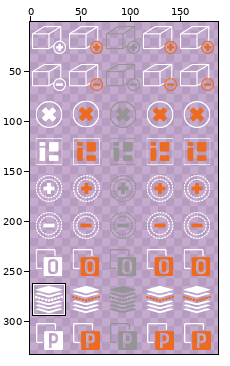
A sprite sheet gets an edit: resources/icons/toolbar.png. The picture above shows the old version from afar; the outline marks the close-up.
Close-up. Old version:
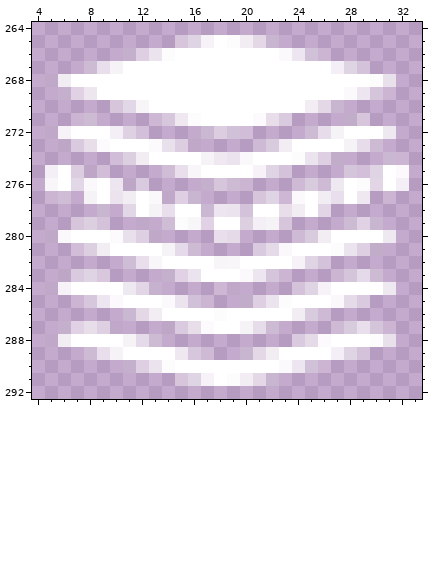
The file is 512x512 pixels. Pixels under 10% opacity are left out. Colours within 5 levels of each other are drawn and written as one. Shown: x 4..33, y 264..292. The wide view leaves out empty margins. The commit also changed other parts of the picture, which this record leaves out.
Now the later version:
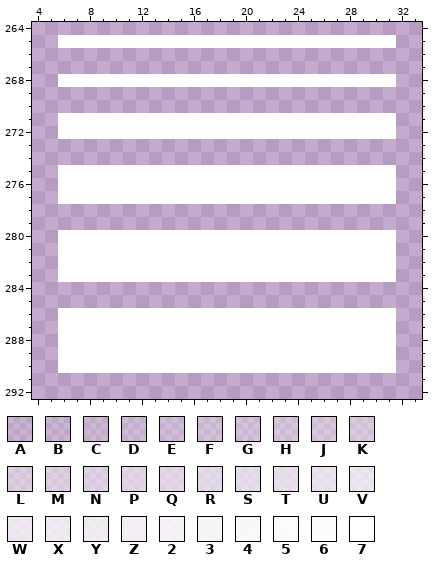
Palette (. is transparent): A #ffffff1a  B #ffffff20  C #ffffff28  D #ffffff30  E #ffffff39  F #ffffff40  G #ffffff47  H #ffffff50  J #ffffff56  K #ffffff60  L #ffffff6a  M #ffffff70  N #ffffff78  P #ffffff83  Q #ffffff89  R #ffffff90  S #ffffff98  T #ffffffa0  U #ffffffaa  V #ffffffb0  W #ffffffb9  X #ffffffbf  Y #ffffffc5  Z #ffffffd0  2 #ffffffd7  3 #ffffffe0  4 #ffffffe9  5 #fffffff0  6 #fffffff7  7 #ffffff
What changed:
y 265: x 6..17 .........HR2 -> 777777777777; x 19..31 6ZQF......... -> 7777777777777
y 266: x 11..26 DMW6777777775VKB -> ................
y 267: x 8..29 HT37777777777777777ZRG -> ......................
y 268: x 5..6 BY -> .7; x 30..31 6V -> 77
y 269: x 6..31 DNX77777777777777777775VLB -> ..........................
y 270: x 10..27 HS3777777777777ZQF -> ..................
y 271: x 6..16 .BH....CMW6 -> 77777777777; x 21..31 5UK....CH.. -> 77777777777
y 272: x 5..6 B2 -> .7; x 10..27 ZQF....GLKE....HS3 -> 777777777777777777; x 31 Y -> 7
y 273: x 6..16 AKU57775VLB -> ...........; x 21..30 DNY77773SH -> ..........
y 274: x 10..27 EPY77773WW47776WMC -> ..................; x 31..32 GB -> ..
y 275: x 5 Z -> .; x 7..16 LAE....JT4 -> 7777777777; x 21..30 2RG....LFR -> 7777777777; x 32 5 -> .
y 276: x 5 4 -> .; x 7..8 S4 -> 77; x 10..27 VAK....DHHB...DNDY -> 777777777777777777; x 29..30 6P -> 77; x 32 Z -> .
y 277: x 5..8 BJ.3 -> .777; x 10..11 WY -> 77; x 13..24 4BMF....HRC5 -> 777777777777; x 26..27 ZT -> 77; x 29..31 W.B -> 777
y 278: x 9 F -> .; x 11..26 S73T77GVWG77UY7P -> ................
y 279: x 7..9 HPG -> ...; x 12 B -> .; x 14..23 J64N77PZ3H -> ..........; x 28..30 HNF -> ...
y 280: x 5..6 B4 -> .7; x 10..26 5VMB....TT....DNY -> 77777777777777777; x 31 Y -> 7
y 281: x 6..9 .EPY -> 7777; x 14..23 3RH....KT4 -> 7777777777; x 27..31 6WMC. -> 77777
y 282: x 6..13 .....JT4 -> 77777777; x 18..19 34 -> 77; x 24..31 2RG..... -> 77777777
y 283: x 6..16 AKRJ....DNW -> 77777777777; x 20..31 5VLB...BLRH. -> 777777777777
y 284: x 5..13 B27777YPE -> .........; x 18..19 CB -> ..; x 24..31 GR27777Y -> ........
y 285: x 7..17 BMV57775UKB -> ...........; x 20..29 CMW67774TK -> ..........
y 286: x 6..13 .....GQZ -> 77777777; x 18 6 -> 7; x 24..31 YND..... -> 77777777
y 287: x 6..17 DNUMB...AKU5 -> 777777777777; x 20..31 3SH....DNTLB -> 777777777777
y 288: x 5..6 BY -> .7; x 11..26 3RH..........KT5 -> 7777777777777777; x 30..31 6V -> 77
y 289: x 6..10 ..HT3 -> 77777; x 15..22 WMD..FQZ -> 77777777; x 27..31 ZRG.. -> 77777
y 290: x 6..14 .....DMW6 -> 777777777; x 23..31 5VKB..... -> 777777777
y 291: x 15..22 HR276ZQF -> ........
Changed places in both close-ups, as pixel boxes (x1, y1, x2, y2):
changed: (45, 35, 409, 386)
